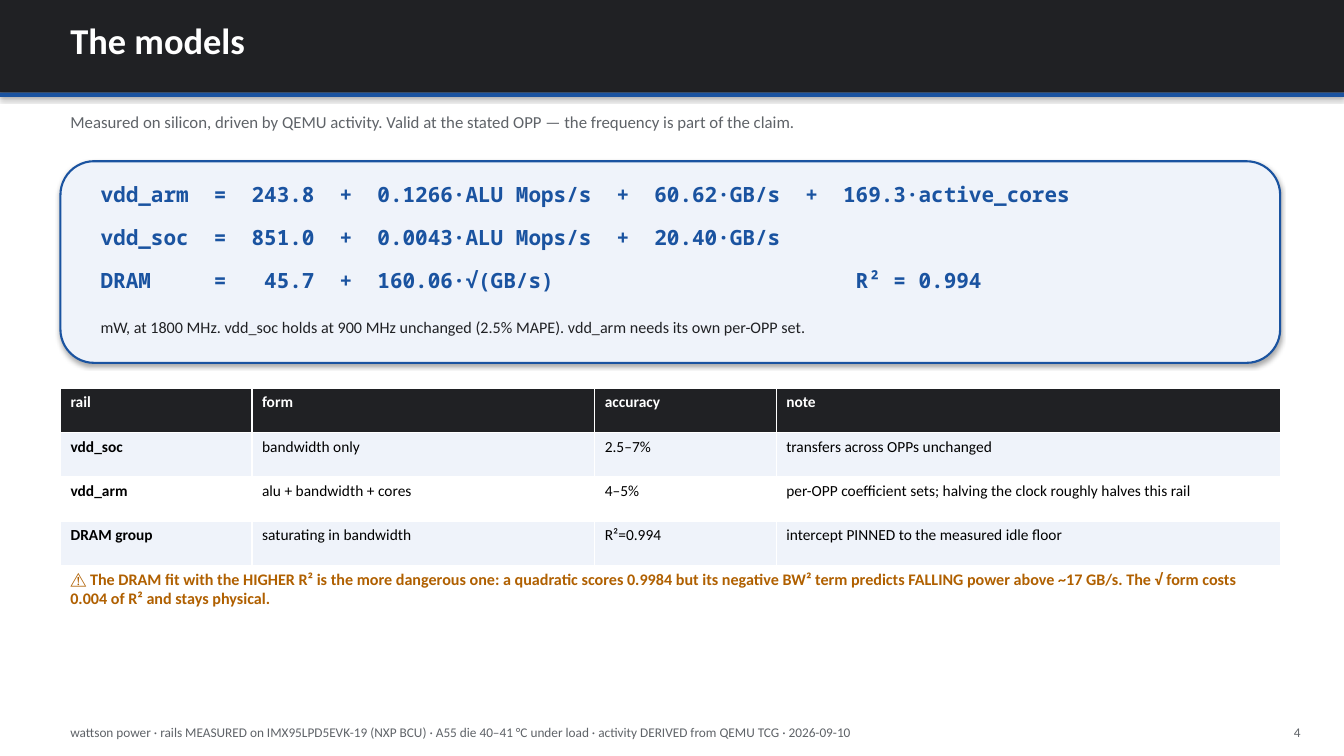
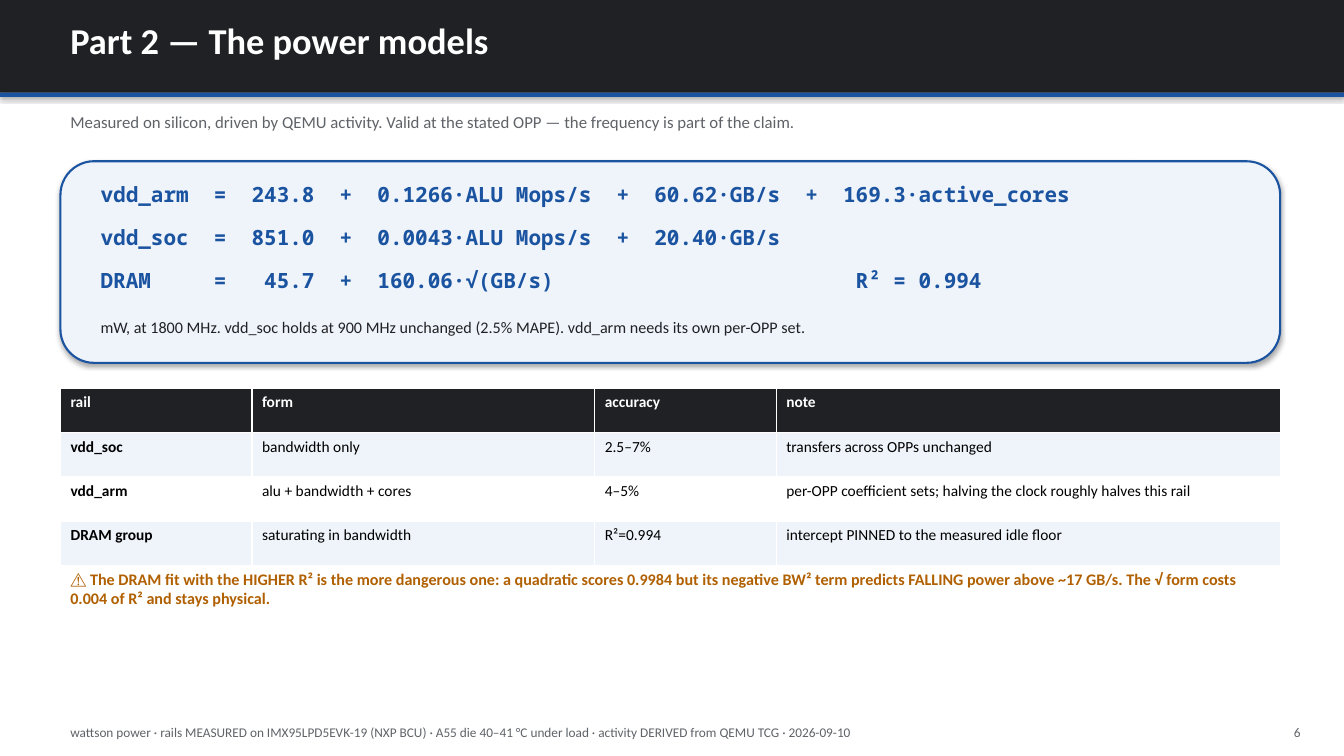
Before and after one commit to kylefoxaustin/wattson, a slide deck: slide 6 of xcheck/wattson-power.pptx (slide 4 before the commit). Drawn at 1344x756 pixels with LibreOffice and Linux fonts; fonts in the diff are those of the drawing. Boxes give left, top, right and bottom in pixels: in the first picture for what was removed or moved away, otherwise in the second. Text is boxed around its words. In the diff, an @@ line names an element or a change of style, - is before the commit and + after.

Commit message:
xcheck: restructure around the two questions, add Part 1 activity results
The deck argued the power result without ever showing the prior question it
depends on: does QEMU reproduce the ACTIVITY the silicon generates? The data
existed (out50/*.base.json vs out50/*.hw.json, 50 pairs) but was never
analysed or presented.

Part 1 - activity factors, now in RESULTS-activity.csv:

  instructions   1.75% MAPE, 0.65% median, 41 of 50 within 2%, worst 15.4%
  bandwidth      over-reported 78-149% on the 3 apps above 0.5 GB/s

The bandwidth gap is write streaming: the A55 skips read-for-ownership on a
full cache-line write, so the line is never fetched; QEMU's cache model
allocates it anyway. Single mechanism, and the same one that shows up as the
6.5% vs 1.4% QEMU/PMU split on the streaming multi-app control.

Why the power result survives it: 47 of 50 applications run below 0.5 GB/s
where the entire bandwidth term is worth under 27 mW of a ~1400 mW budget.
Stated on the slide rather than left for a reader to find.

Deck goes 9 -> 12 slides: verdict slide reframed as two questions, two new
Part 1 slides, Part 2 labelling on the power slides, and a closing slide on
what the result licenses - that predicting power on working silicon is not
itself valuable, that the value requires architecture and memory map early
enough to stand up a QEMU model with a full Linux BSP well before tapeout,
and that once that exists both halves are demonstrated: QEMU supplies the
activity factors, a power model carrying estimated gate power turns them into
estimates.

Also fixes stale values in the licenses table (vdd_soc 4.5->4.1, vdd_arm
worst 20->25.2, multi-app 2.7->3.6) and drops its reference to the retracted
insns/3 stall-heavy explanation. Deck now reads activity from
RESULTS-activity.csv rather than recomputing, so the workbook and slides
cannot disagree. Workbook gains an 'activity factors' tab.

An early prs.save() meant the appended closing slide was built but never
written; save moved to end of file.

```diff
--- a/xcheck/wattson-power.pptx
+++ b/xcheck/wattson-power.pptx
@@ text at box(70, 28, 488, 60): text changed @@
-The models
+Part 2 — The power models
@@ text at box(1294, 728, 1301, 737): text changed @@
-4
+6
```
Also in this commit, not shown: 6 other slides changed, 4 slides added, 1 slide removed, 5 other files.
